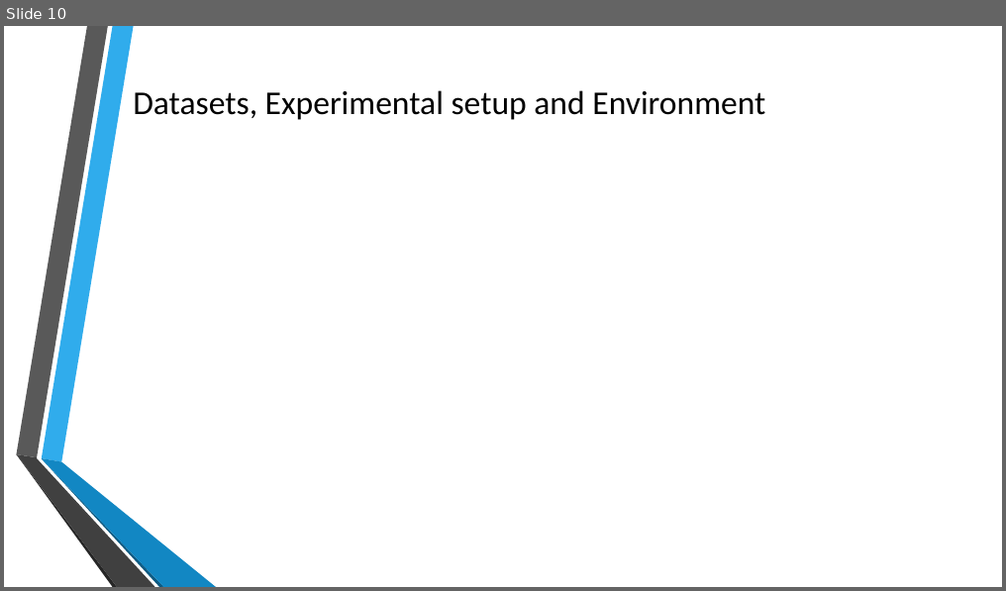
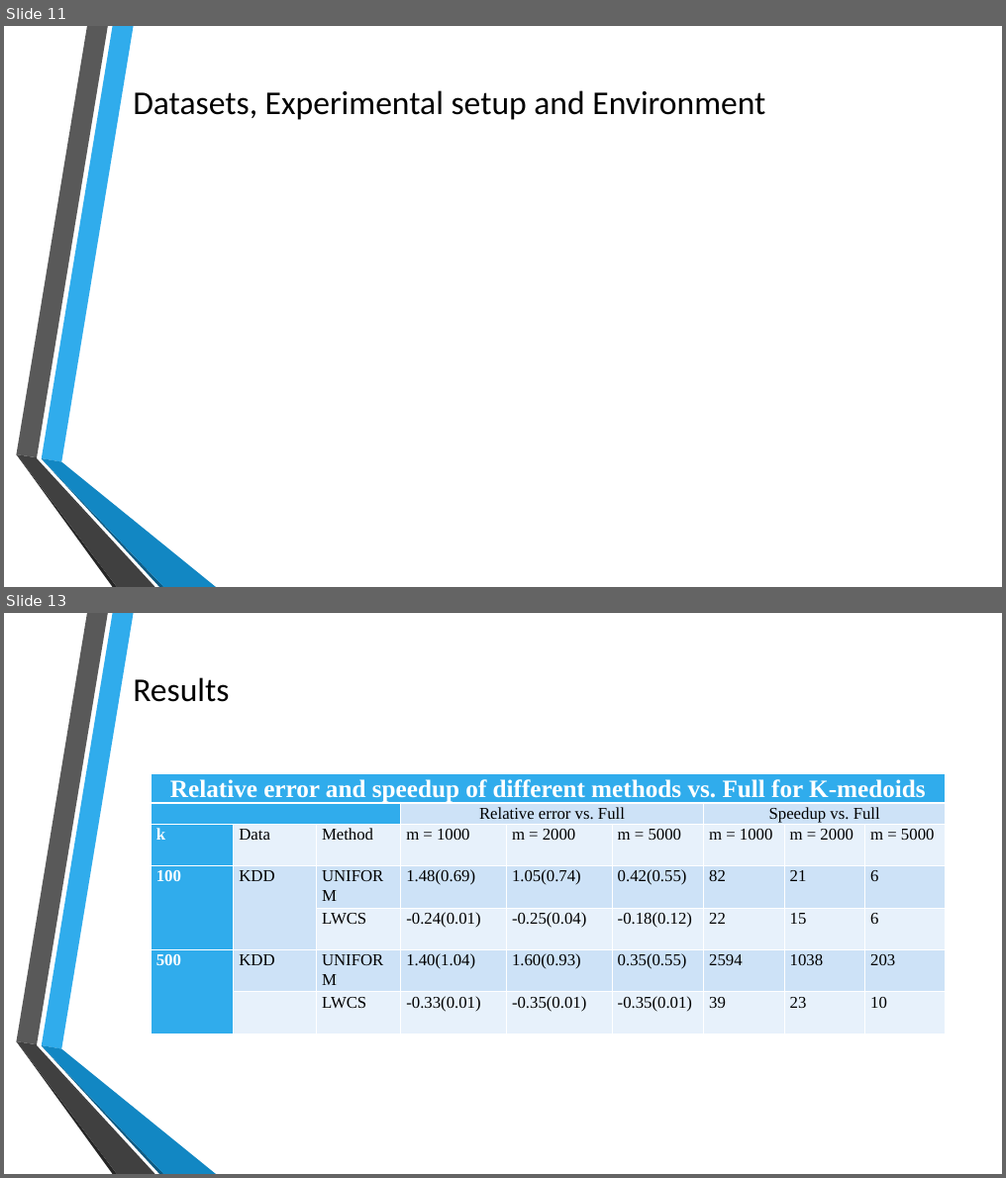
Before and after one commit to crystal616/8650, a slide deck: team5.pptx. Shown one above the other, each under a label of ours: slide 10 before the commit, slides 11 and 13 after it; the slides between them are not shown. The pictures are 1006x591 and 1006x1178 pixels, drawn with LibreOffice and Linux fonts; fonts in the diff are those of the drawing; grey boxes stand for pictures; background and template pictures are left out. Boxes give left, top, right and bottom in pixels: in the first picture for what was removed or moved away, otherwise in the second. Text is boxed around its words. In the diff, an @@ line names an element or a change of style, - is before the commit and + after.

```diff
--- a/team5.pptx
+++ b/team5.pptx
@@ slide 13 added at (4, 613, 1002, 1174), background picture (left out); not listed: 6 template elements that a slide beside it also shows @@
@@ title added at (133, 677, 229, 702), 32 pt, text #000000 @@
+Results
@@ table added at (151, 774, 946, 1039), 7 rows, 9 columns @@
+Relative error and speedup of different methods vs. Full for K-medoids |  |  |  |  |  |  |  | 
+ |  |  | Relative error vs. Full |  |  | Speedup vs. Full |  | 
+k | Data | Method | m = 1000 | m = 2000 | m = 5000 | m = 1000 | m = 2000 | m = 5000
+100 | KDD | UNIFORM | 1.48(0.69) | 1.05(0.74) | 0.42(0.55) | 82 | 21 | 6
+ |  | LWCS | -0.24(0.01) | -0.25(0.04) | -0.18(0.12) | 22 | 15 | 6
+500 | KDD | UNIFORM | 1.40(1.04) | 1.60(0.93) | 0.35(0.55) | 2594 | 1038 | 203
+ |  | LWCS | -0.33(0.01) | -0.35(0.01) | -0.35(0.01) | 39 | 23 | 10
@@ what was slide 10 is now slide 11 @@
```
Also in this commit, not shown: 1 slide changed, 4 other slides added, 3 slides removed.
